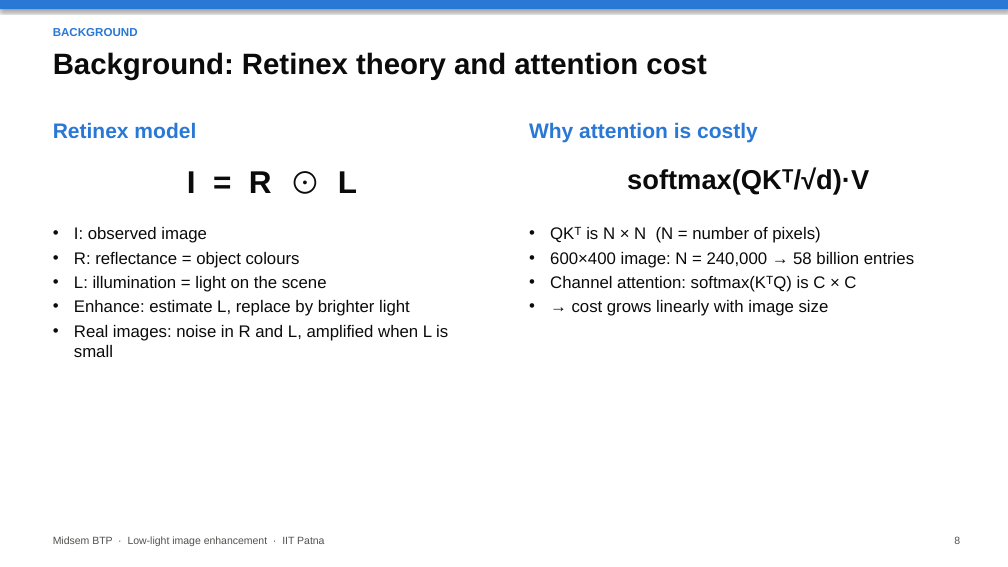
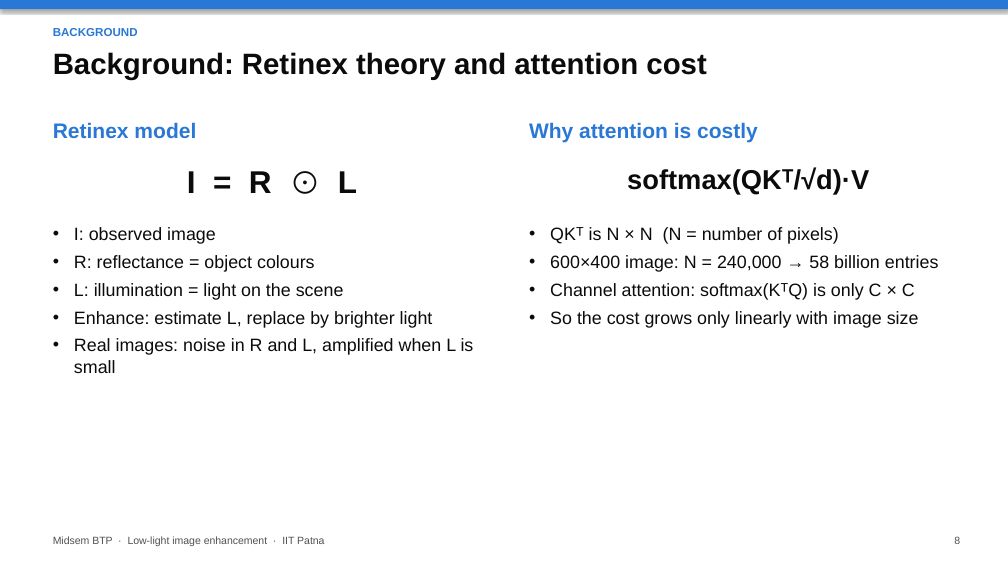
Before and after one commit to Crazycraftie/low-light-enhancement-btp, a slide deck: slide 8 of presentation/midsem.pptx. Drawn at 1008x567 pixels with LibreOffice and Linux fonts; fonts in the diff are those of the drawing. Boxes give left, top, right and bottom in pixels: in the first picture for what was removed or moved away, otherwise in the second. Text is boxed around its words. In the diff, an @@ line names an element or a change of style, - is before the commit and + after.

```diff
--- a/presentation/midsem.pptx
+++ b/presentation/midsem.pptx
@@ text "I: observed image" at box(74, 227, 474, 373): size 16 to 17 pt; more space between paragraphs @@
@@ text at box(550, 227, 939, 272): size 16 to 17 pt in "QKᵀ is N × N (N = ...", "600×400 image: N = 240,000 → 58 ..."; more space between paragraphs @@
@@ text at box(550, 283, 919, 328): text changed; size 16 to 17 pt @@
-• Channel attention: softmax(KᵀQ) is C × C
-• → cost grows linearly with image size
+• Channel attention: softmax(KᵀQ) is only C × C
+• So the cost grows only linearly with image size
```
Also in this commit, not shown: 9 other slides changed, 4 other files.
